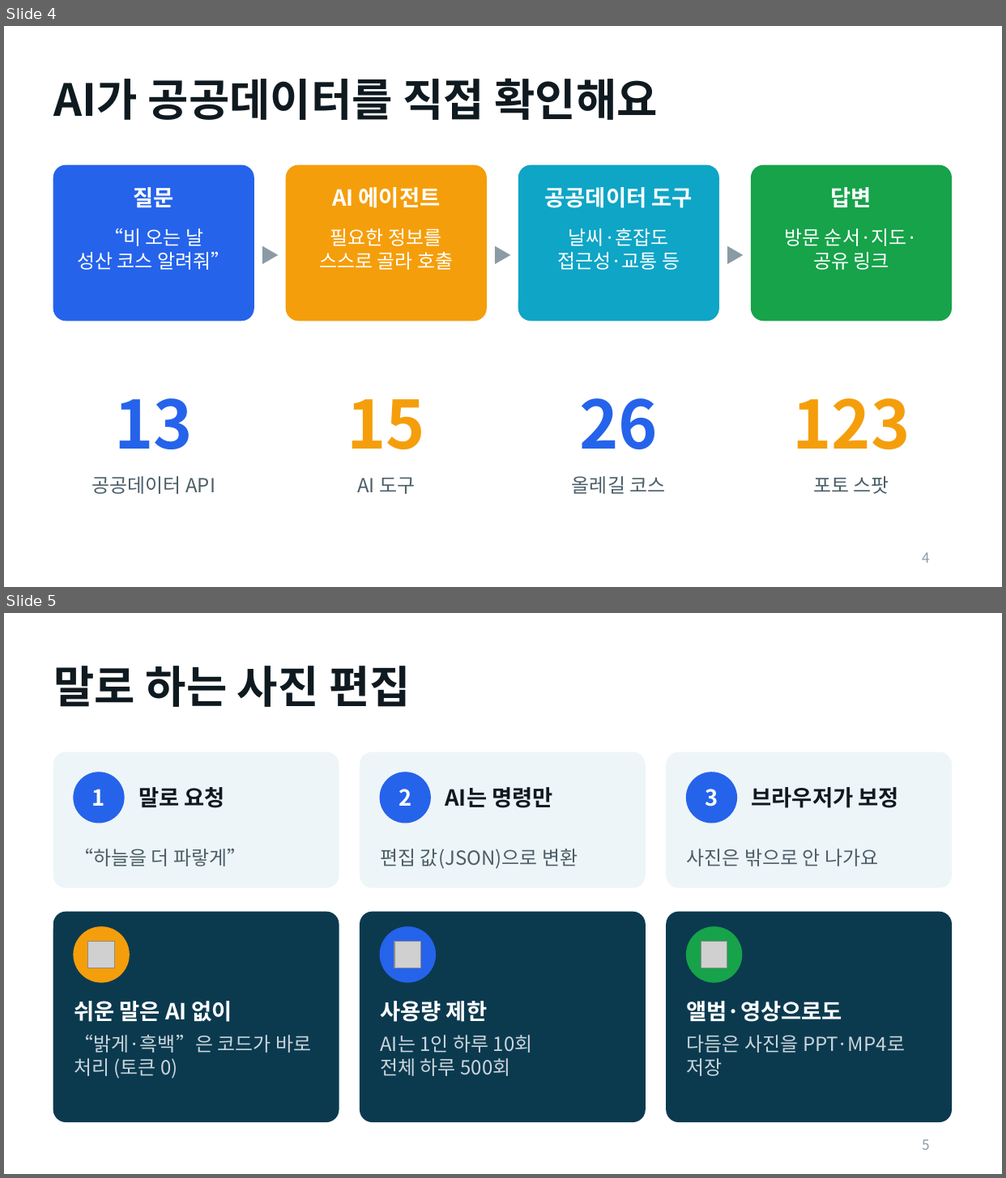
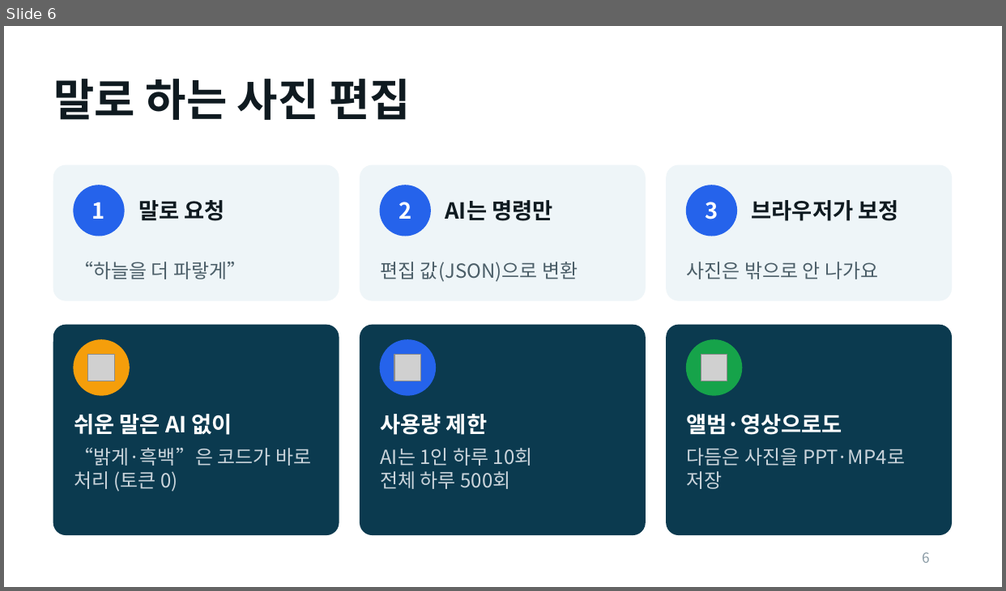
Before and after one commit to Yanghj3119/JNUproject, a slide deck: docs/제주픽-발표.pptx. Shown one above the other, each under a label of ours: slides 4 and 5 before the commit, slide 6 after it. The pictures are 1006x1178 and 1006x591 pixels, drawn with LibreOffice and Linux fonts; fonts in the diff are those of the drawing; grey boxes stand for pictures. Boxes give left, top, right and bottom in pixels: in the first picture for what was removed or moved away, otherwise in the second. Text is boxed around its words. In the diff, an @@ line names an element or a change of style, - is before the commit and + after.

```diff
--- a/docs/제주픽-발표.pptx
+++ b/docs/제주픽-발표.pptx
@@ slide 4 removed at [4,26,1002,587], background #FFFFFF @@
@@ title removed at [54,78,658,120] @@
-AI가 공공데이터를 직접 확인해요
@@ rounded rectangle removed at [54,165,253,320] @@
@@ rounded rectangle removed at [287,165,486,320] @@
@@ rounded rectangle removed at [519,165,718,320] @@
@@ rounded rectangle removed at [752,165,951,320] @@
@@ text removed at [134,187,174,208] @@
-질문
@@ text removed at [332,187,440,208] @@
-AI 에이전트
@@ text removed at [545,187,692,208] @@
-공공데이터 도구
@@ text removed at [831,187,872,207] @@
-답변
@@ text removed at [77,228,230,270] @@
-“비 오는 날
-성산 코스 알려줘”
@@ text removed at [253,236,287,275] @@
-▶
@@ text removed at [319,228,453,270] @@
-필요한 정보를
-스스로 골라 호출
@@ text removed at [486,236,519,275] @@
-▶
@@ text removed at [557,228,680,270] @@
-날씨·혼잡도
-접근성·교통 등
@@ text removed at [718,236,752,275] @@
-▶
@@ text removed at [784,228,918,270] @@
-방문 순서·지도·
-공유 링크
@@ text removed at [114,399,193,450] @@
-13
@@ text removed at [347,399,425,450] @@
-15
@@ text removed at [579,399,658,450] @@
-26
@@ text removed at [792,399,910,450] @@
-123
@@ text removed at [91,476,215,494] @@
-공공데이터 API
@@ text removed at [357,477,415,494] @@
-AI 도구
@@ text removed at [572,476,666,494] @@
-올레길 코스
@@ text removed at [813,476,889,494] @@
-포토 스팟
@@ page number removed at [922,552,930,563] @@
-4
@@ what was slide 5 is now slide 6 @@
@@ page number at [922,552,930,563]: text changed @@
-5
+6
```
Also in this commit, not shown: 3 slides changed, 4 slides added, 2 other slides removed, 1 other file.
